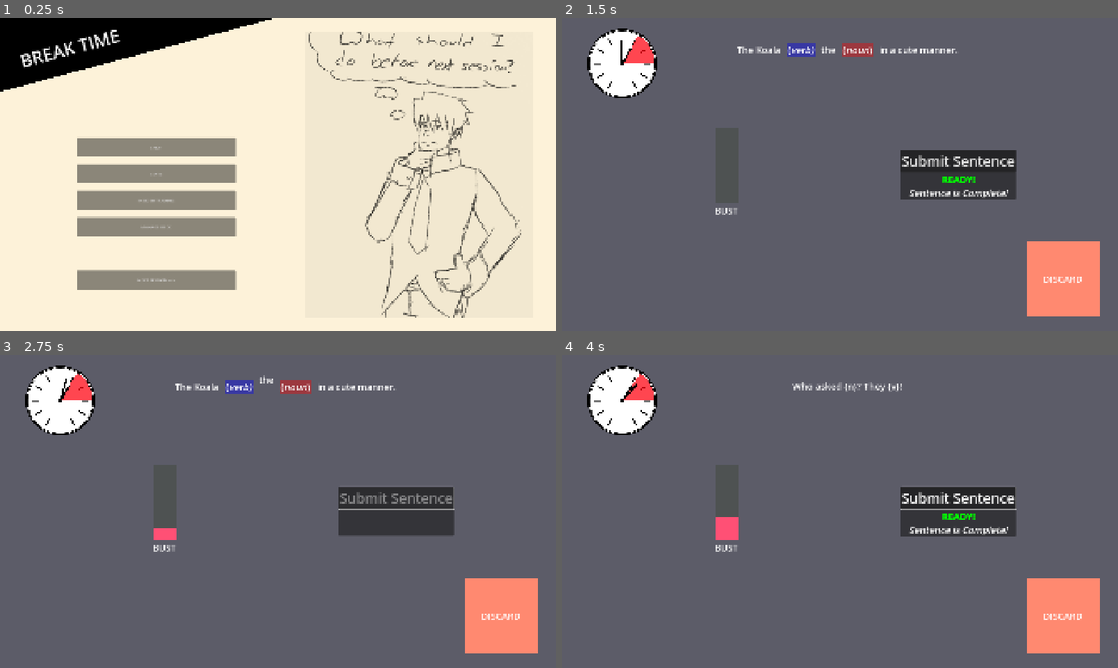
Above: before the commit, frames 1-4 (two rows, left to right).
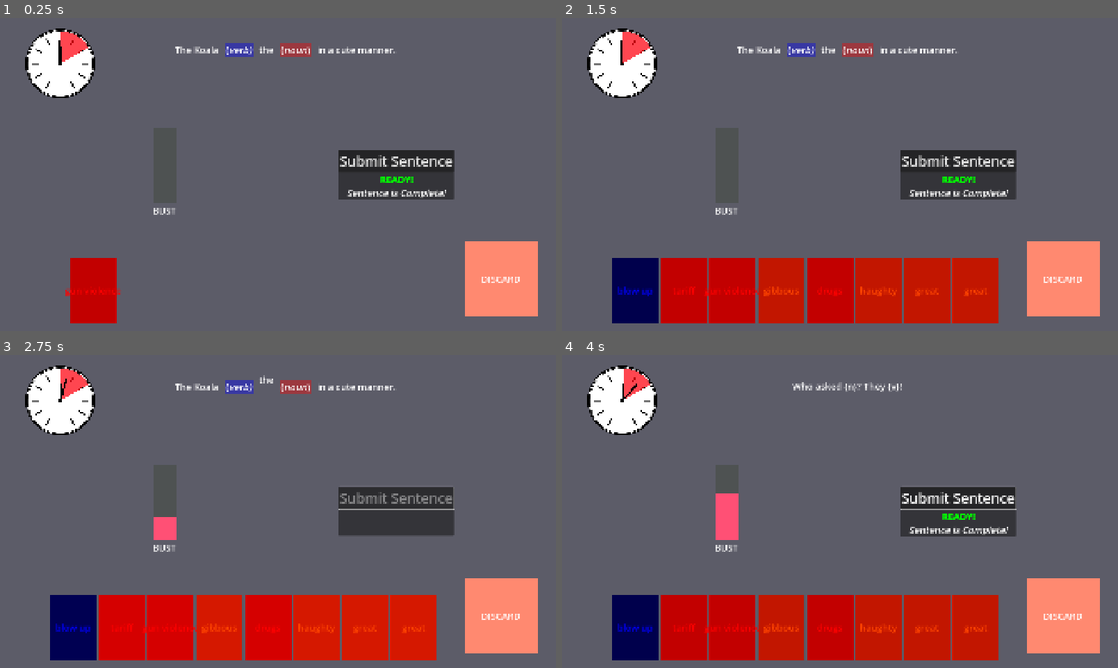
Above: after the commit, the same moments.

Repository: my-koala/PhilBuster
Game: Godot game, scene res://assets/main.tscn
Two runs of this game, one before a commit and one after it. Both use one fixed random seed, a clock stepped at 60 frames per second and the inputs below.
Inputs (mouse positions are in pixels of both pictures, inside the frame that each line leads up to):
- Up to frame 1 (0.25 s): no input
- Up to frame 2 (1.5 s): click (706, 290) at 0.5 s, where only the run before the commit has a clickable "NEXT SESSION >>>"; click (801, 49) at 1.27 s
- Up to frame 3 (2.75 s): click "Submit Sentence" at 2 s
- Up to frame 4 (4 s): click (801, 386) at 2.77 s; click (801, 386) at 3.52 s

The runs differ from the first frame. In frame 1, 99% of the frame differs, in the area x 0-100%, y 0-100%; in frame 2, 14%; in frame 3, 14%; in frame 4, 15%.

Commit message:
theoretically got the game loop together

Diff:
--- a/scripts/game.gd
+++ b/scripts/game.gd
@@ -44,11 +44,22 @@
 			game_stats.deck_append(card_info)
 		card_library.pull_card(card_info)
 
-	#_session.start_session(game_stats)
-	_shop.start_shop(card_library, game_stats)
+	# Subscribe to looping events
+	_session.session_finished.connect(_on_session_finished)
+	_shop.shop_finished.connect(_on_shop_finished)
+
+	# Start the session loop
+	_session.start_session(game_stats)
 
 func stop() -> void:
 	game_stats.deck_clear()
 
 	game_stats = null
 	_loop = false
+
+func _on_session_finished(successful: bool) -> void:
+	if successful:
+		_shop.start_shop(card_library, game_stats)
+
+func _on_shop_finished() -> void:
+	_session.start_session(game_stats)
